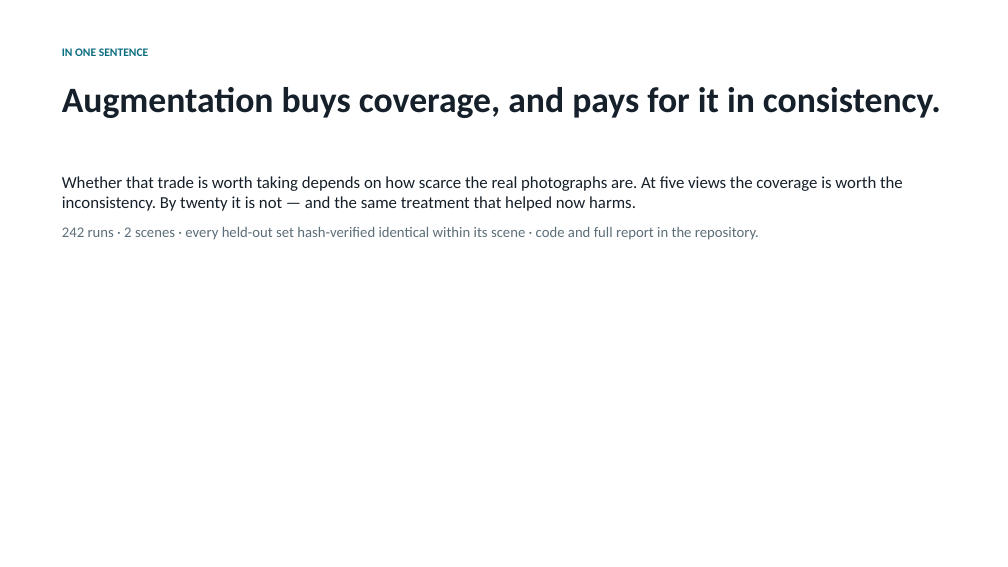
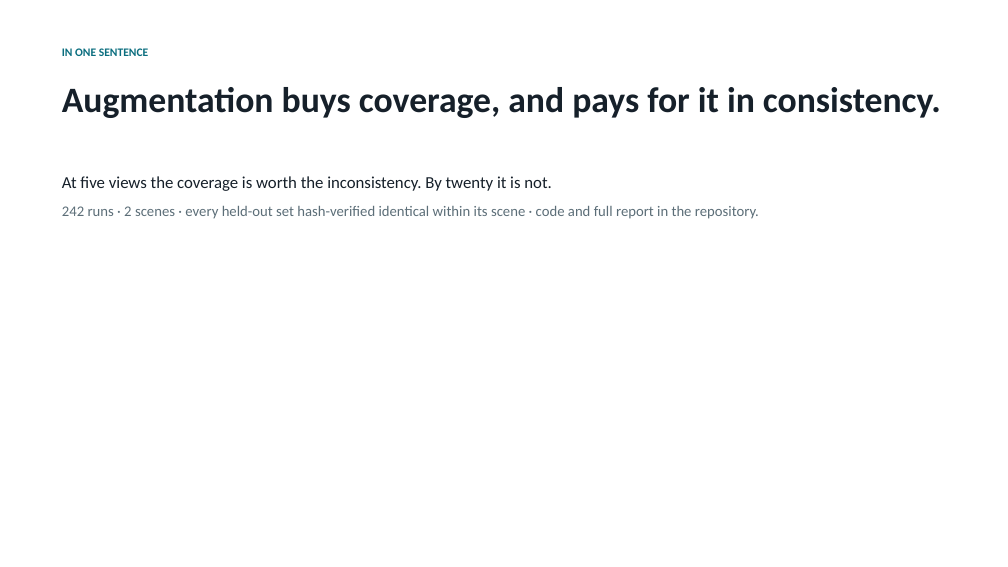
Before and after one commit to mohamedeyaad/fewshot-gaussian-splatting, a slide deck: slide 18 of results/presentation.pptx. Drawn at 1008x567 pixels with LibreOffice and Linux fonts; fonts in the diff are those of the drawing. Boxes give left, top, right and bottom in pixels: in the first picture for what was removed or moved away, otherwise in the second. Text is boxed around its words. In the diff, an @@ line names an element or a change of style, - is before the commit and + after.

```diff
--- a/results/presentation.pptx
+++ b/results/presentation.pptx
@@ text at [62,176,551,191]: text changed @@
-Whether that trade is worth taking depends on how scarce the real photographs are. At five views the coverage is worth the inconsistency. By twenty it is not — and the same treatment that helped now harms.
+At five views the coverage is worth the inconsistency. By twenty it is not.
```
Also in this commit, not shown: 10 other slides changed, 8 other files.
